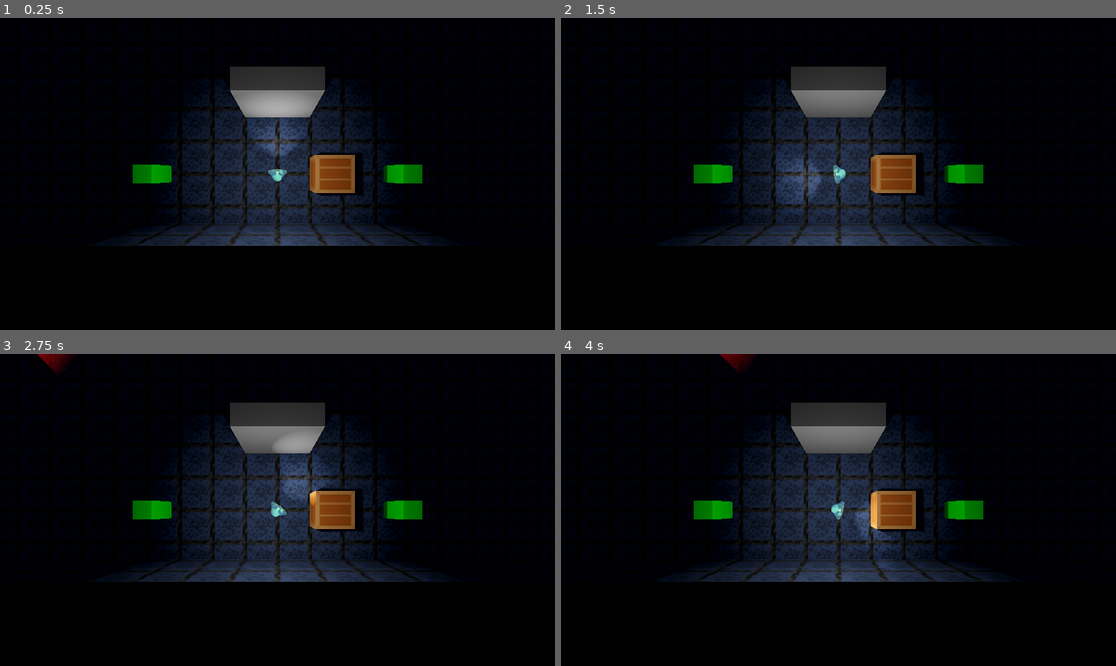
Above: before the commit, frames 1-4 (two rows, left to right).
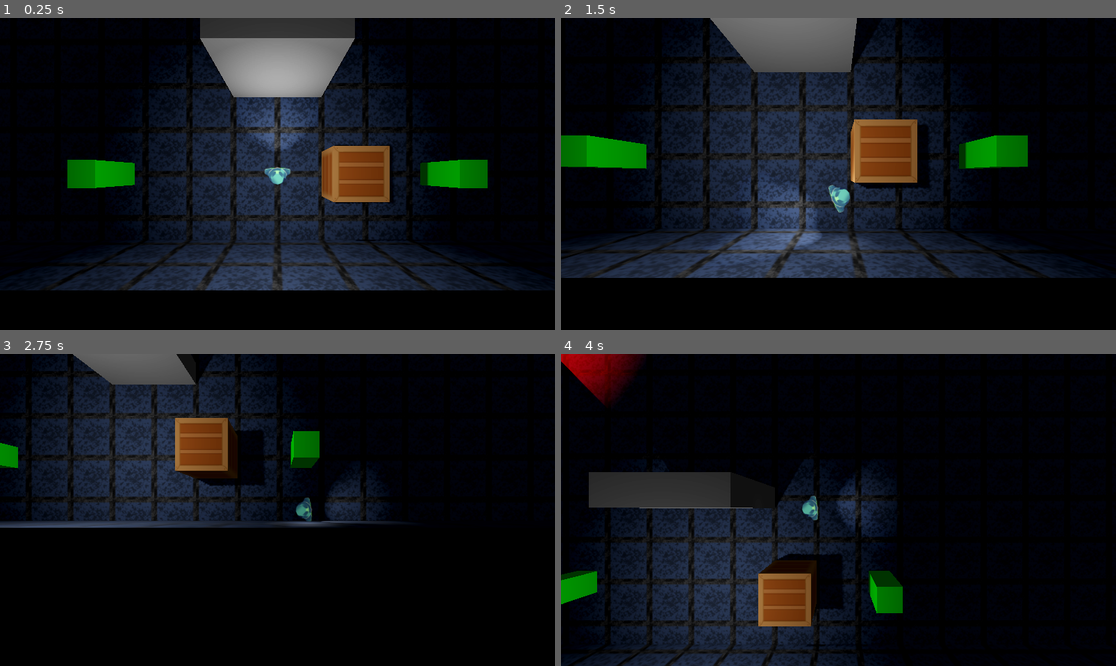
Above: after the commit, the same moments.

Repository: Evanator05/albertagamejam2023
Game: Godot game, scene res://Scenes/Level.tscn
Two runs of this game, one before a commit and one after it. Both use one fixed random seed, a clock stepped at 60 frames per second and the inputs below.
Inputs (mouse positions are in pixels of both pictures, inside the frame that each line leads up to):
- Up to frame 1 (0.25 s): no input
- Up to frame 2 (1.5 s): move the mouse to (960, 158) at 0.52 s; hold D (moveRight) 0.53-1.28 s; tap E (interact) at 0.6, 1.35 s; move the mouse to (727, 189) at 1.27 s; hold S (moveDown) from 1.28 s (still down)
- Up to frame 3 (2.75 s): move the mouse to (333, 441) at 2.02 s; release S (moveDown) at 2.03 s; hold D (moveRight) from 2.03 s (still down); tap E (interact) at 2.1 s
- Up to frame 4 (4 s): move the mouse to (810, 572) at 2.77 s; release D (moveRight) at 2.78 s; hold W (moveUp) 2.78-3.53 s; tap E (interact) at 2.85, 3.6 s; move the mouse to (1005, 556) at 3.52 s; hold A (moveLeft) from 3.53 s (still down)

The runs differ from the first frame. In frame 1, 29% of the frame differs, in the area x 0-100%, y 0-88%; in frame 2, 34%, in the area x 0-100%, y 0-84%; in frame 3, 31%; in frame 4, 34%.
Error before the commit: Invalid access to property or key 'offset' on a base object of type 'null instance'. (res://Scripts/Player.gd:24)

Commit message:
camera fix?

Diff:
--- a/Scenes/Level.tscn
+++ b/Scenes/Level.tscn
@@ -62,7 +62,7 @@
 
 [node name="Player" parent="." node_paths=PackedStringArray("camera") instance=ExtResource("1_tdowx")]
 transform = Transform3D(1, 0, 0, 0, 1, 0, 0, 0, 1, 0, -1.5, 0)
-camera = NodePath("")
+camera = NodePath("../Camera3D")
 
 [node name="Path" type="Node3D" parent="."]
 
@@ -77,7 +77,8 @@
 target = NodePath("../Path/Node3D")
 patrolPath = [NodePath("../Path/Node3D"), NodePath("../Path/Node3D2")]
 
-[node name="Camera3D" parent="." instance=ExtResource("5_f3vmu")]
+[node name="Camera3D" parent="." node_paths=PackedStringArray("track") instance=ExtResource("5_f3vmu")]
+track = NodePath("../Player")
 
 [node name="door" parent="." node_paths=PackedStringArray("listenFor") instance=ExtResource("5_hsegn")]
 listenFor = NodePath("../MultiButton")
